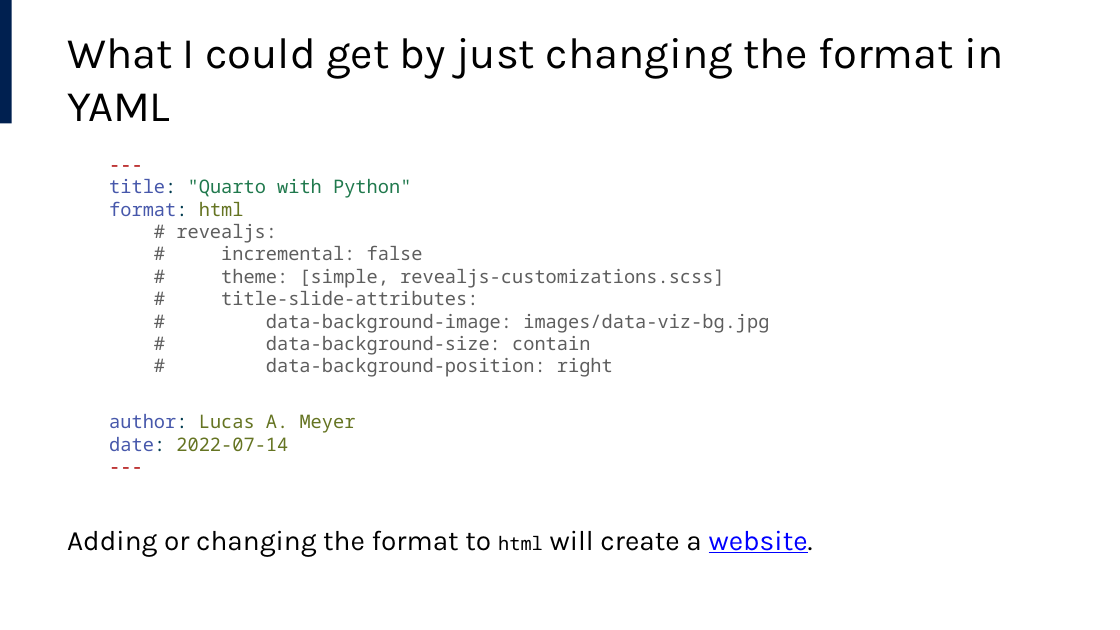
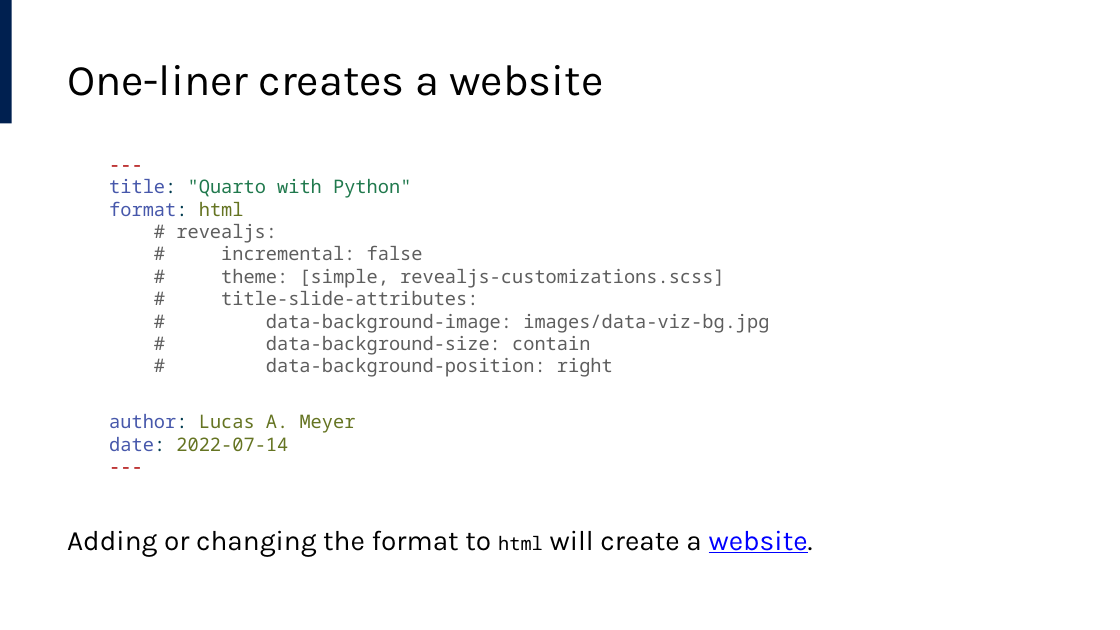
Before and after one commit to lucas-a-meyer/using-quarto, a slide deck: slide 30 of docs/presentation.pptx. Drawn at 1120x630 pixels with LibreOffice and Linux fonts; fonts in the diff are those of the drawing. Boxes give left, top, right and bottom in pixels: in the first picture for what was removed or moved away, otherwise in the second. Text is boxed around its words. In the diff, an @@ line names an element or a change of style, - is before the commit and + after.

```diff
--- a/docs/presentation.pptx
+++ b/docs/presentation.pptx
@@ title at box(67, 65, 603, 96): text changed @@
-What I could get by just changing the format in YAML
+One-liner creates a website
```
Also in this commit, not shown: 9 other slides changed, 1 slide added, 1 slide removed, 16 other files.
